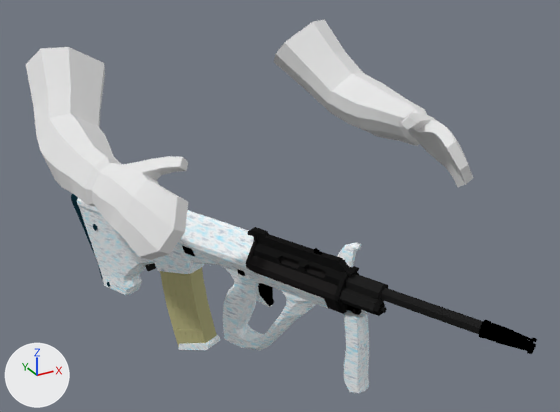
What one commit did to the Blender file Assets/RFTools/Models/Character/Hands.blend.
Rendered twice from a camera (50 mm lens) standing at (-0.641, -1.549, 0.572) and looking at (-0.003, -0.389, -0.007). The axes (+X, +Y, +Z) are drawn at lower left. The lights are the same throughout.

The first picture shows 'Cube.022', 'Hands'.
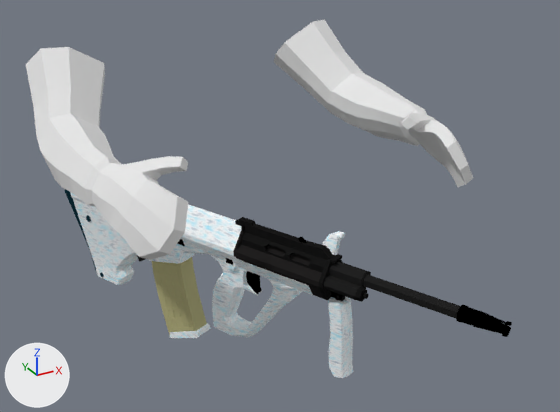
Where the change shows, as pixel boxes (x1, y1, x2, y2) in the pictures (560 x 412 px):
'Cube.022', moved
    before: (71, 194, 537, 393)
    after: (65, 189, 512, 378)

The edits, one by one:
Object 'Cube.022' (ob_cube_022) moves from (-0.093, -0.391, -0.104) to (-0.093, -0.342, -0.103).
